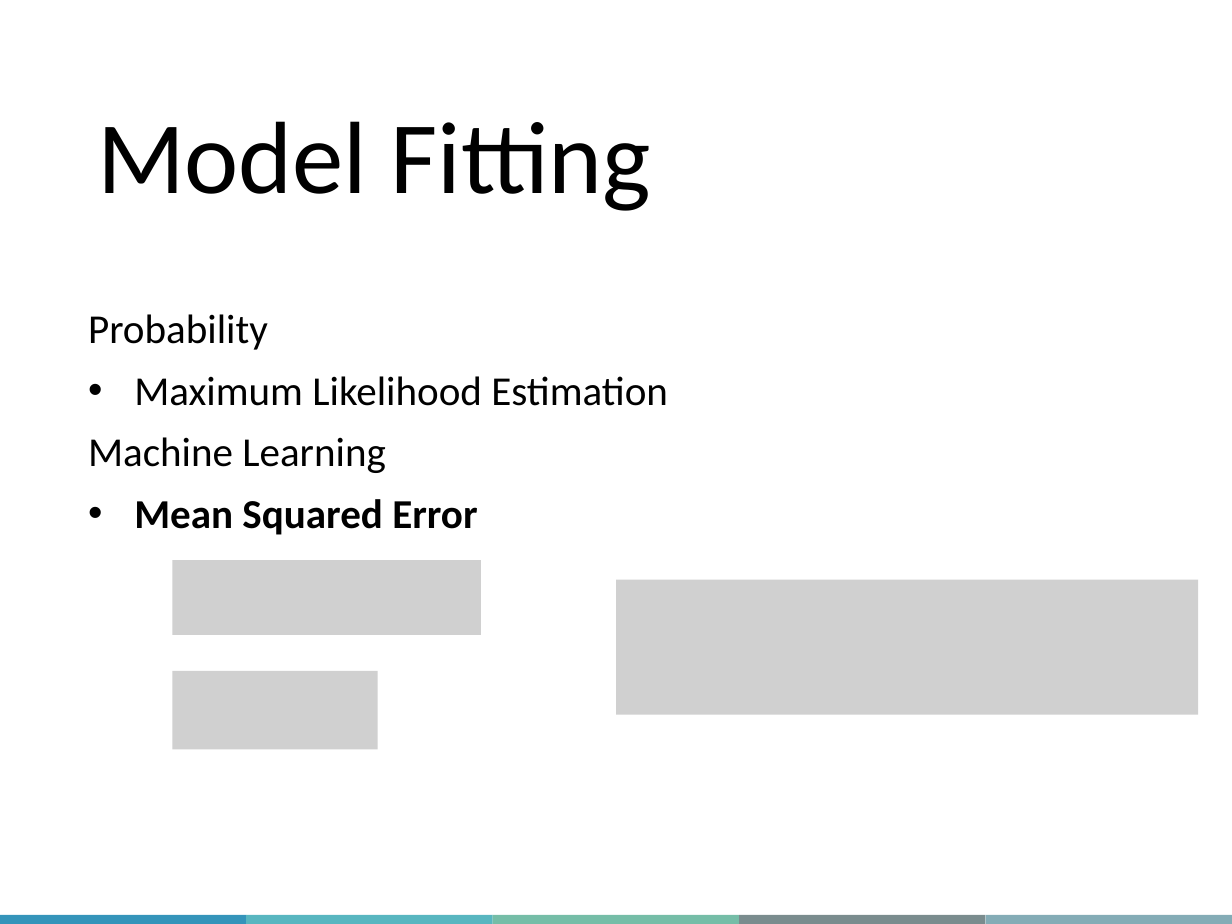
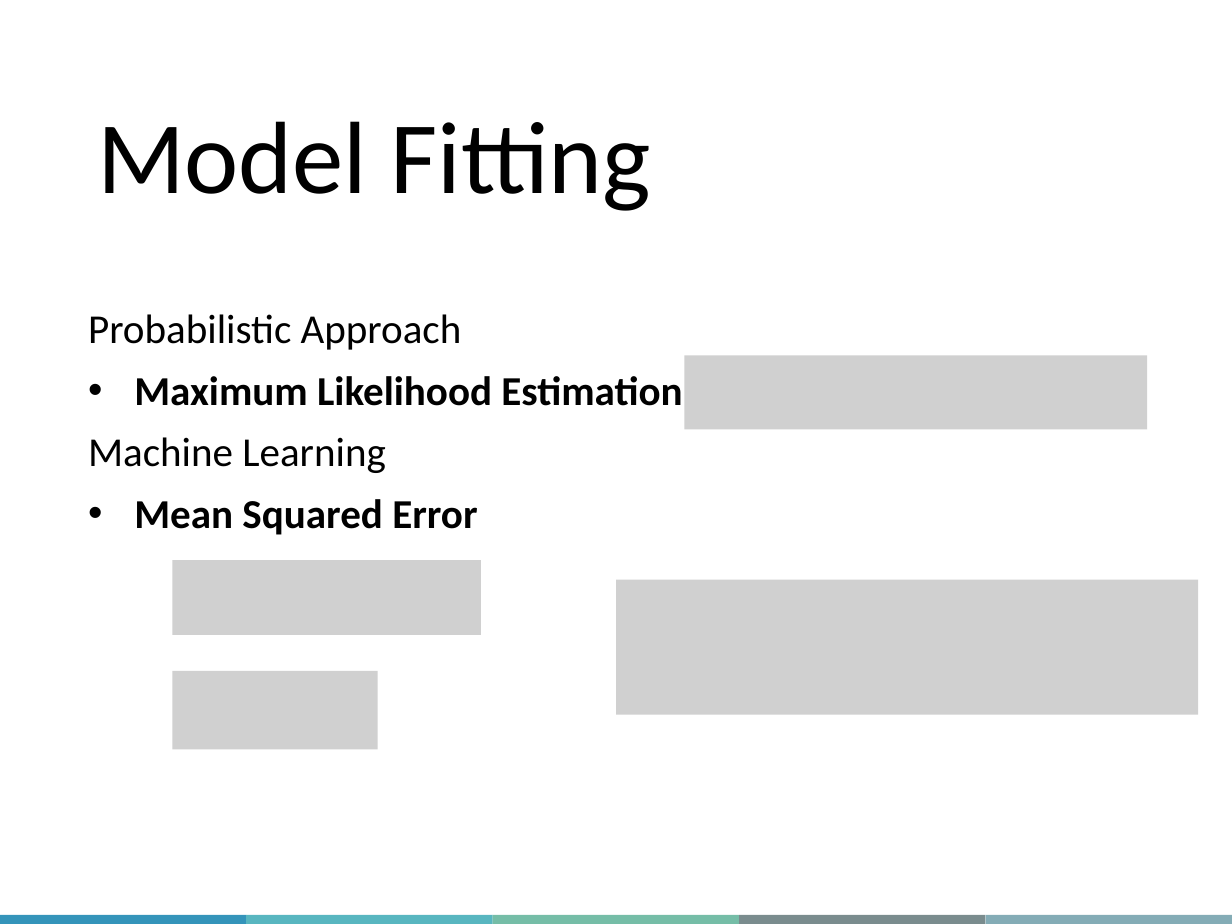
Before and after one commit to QLS-MiCM/StatsInR, a slide deck: slide 15 of slides/QLS-MiCM_StatisticsInR.pptx. Drawn at 1232x924 pixels with LibreOffice and Linux fonts; fonts in the diff are those of the drawing; grey boxes stand for pictures; background and template pictures are left out. Boxes give left, top, right and bottom in pixels: in the first picture for what was removed or moved away, otherwise in the second. Text is boxed around its words. In the diff, an @@ line names an element or a change of style, - is before the commit and + after.

```diff
--- a/slides/QLS-MiCM_StatisticsInR.pptx
+++ b/slides/QLS-MiCM_StatisticsInR.pptx
@@ text at (x1=88, y1=314, x2=462, y2=350): text changed @@
-Probability
+Probabilistic Approach
@@ picture added at (x1=685, y1=355, x2=1148, y2=429) @@
@@ text at (x1=134, y1=376, x2=682, y2=406): bold on in "Maximum Likelihood Estimation" @@
```
Also in this commit, not shown: 7 other slides changed, 4 other files.
